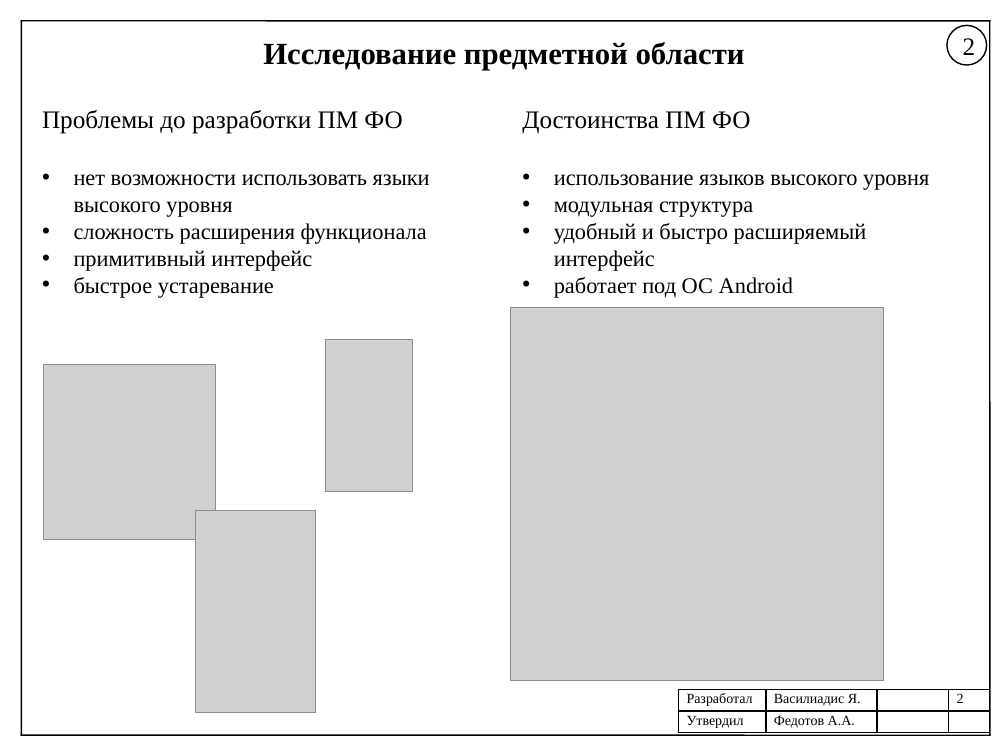
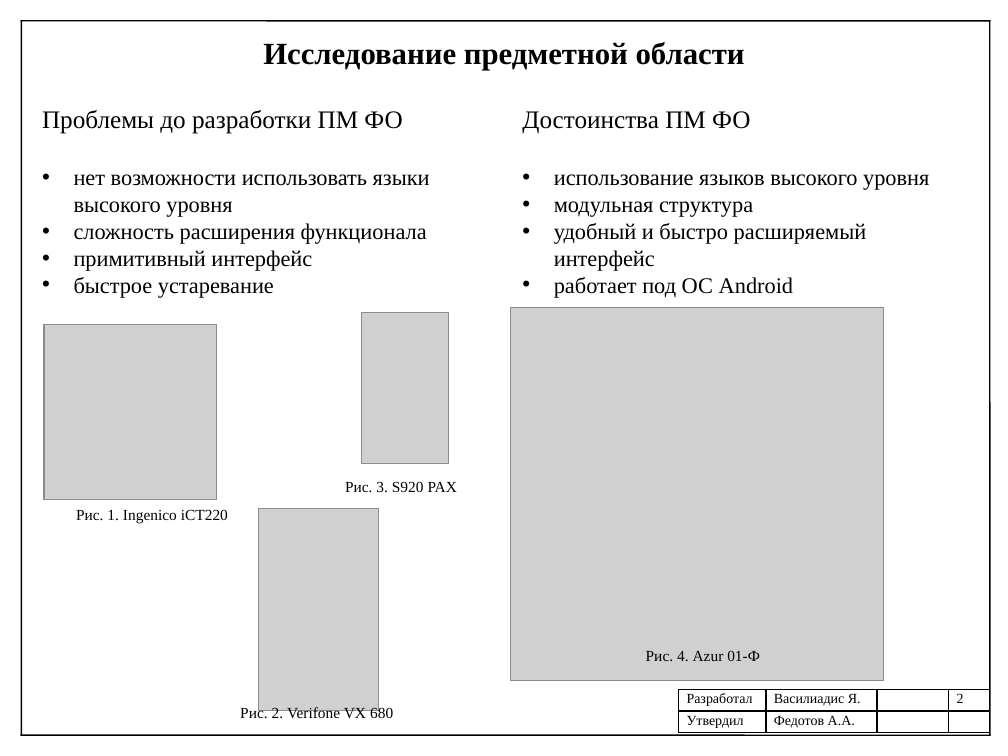
Before and after one commit to helllynx/my_pain, a slide deck: slide 2 of Document/FINAL/Презентация_Василиадис.pptx. Drawn at 1008x756 pixels with LibreOffice and Linux fonts; fonts in the diff are those of the drawing; grey boxes stand for pictures. Boxes give left, top, right and bottom in pixels: in the first picture for what was removed or moved away, otherwise in the second. Text is boxed around its words. In the diff, an @@ line names an element or a change of style, - is before the commit and + after.

```diff
--- a/Document/FINAL/Презентация_Василиадис.pptx
+++ b/Document/FINAL/Презентация_Василиадис.pptx
@@ ellipse removed at [947, 25, 986, 65] @@
-2
@@ picture: place and size @@
-picture at [43, 365, 216, 539]
+picture at [44, 325, 217, 499]
@@ picture: place and size @@
-picture at [326, 340, 413, 491]
+picture at [361, 312, 449, 464]
@@ text added at [76, 509, 228, 524], 11 pt, text #000000 @@
+Рис. 1. Ingenico iCT220
@@ picture: place and size @@
-picture at [196, 510, 316, 713]
+picture at [259, 509, 379, 712]
@@ text added at [345, 481, 457, 492], 11 pt, text #000000 @@
+Рис. 3. S920 PAX
@@ text added at [646, 651, 760, 661], 11 pt, text #000000 @@
+Рис. 4. Azur 01-Ф
@@ text added at [240, 705, 393, 721], 11 pt, text #000000 @@
+Рис. 2. Verifone VX 680
```
Also in this commit, not shown: 9 other slides changed, 14 other files.
